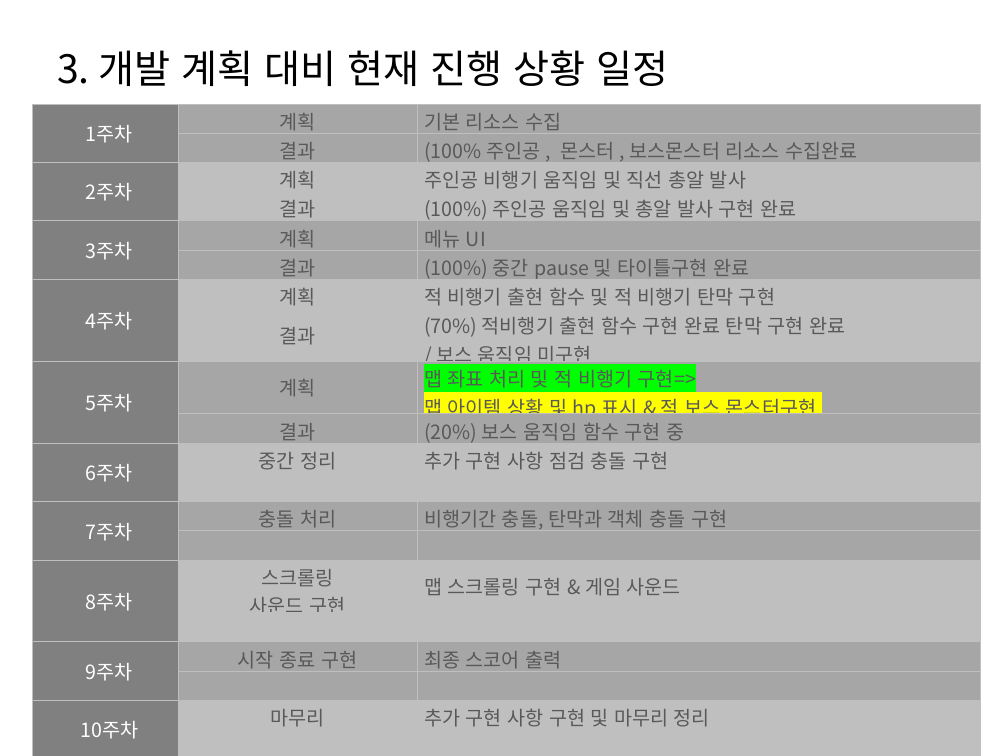
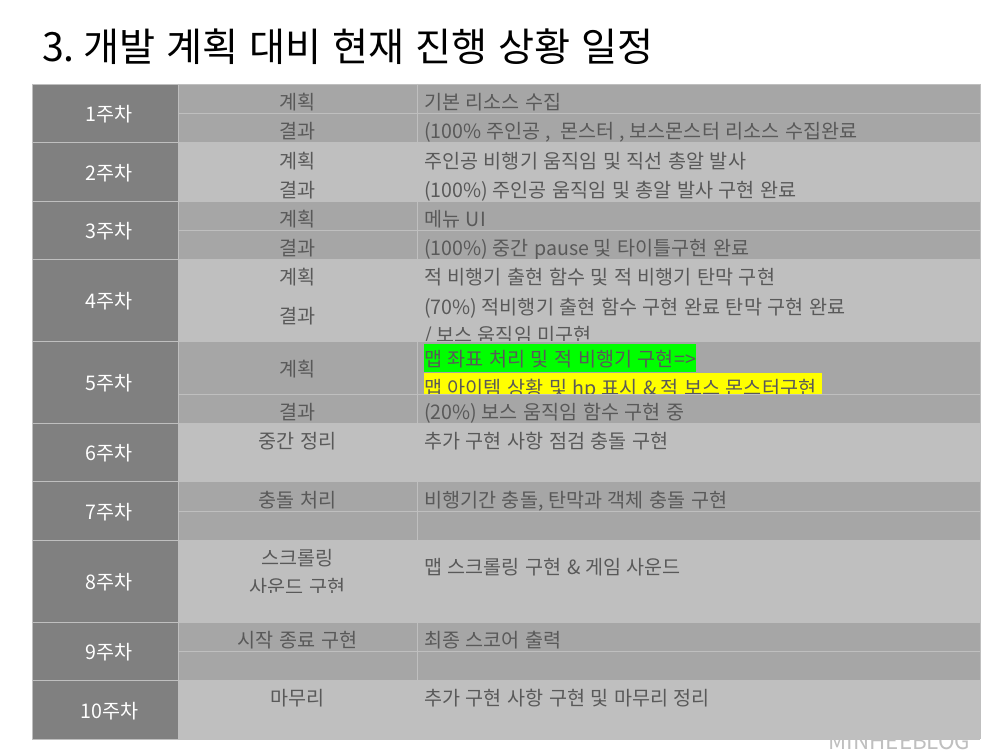
Before and after one commit to JINWOO-0715/2014180021-2DGP-Projects, a slide deck: slide 3 of 2DGP_Project_2nd.pptx. Drawn at 1008x756 pixels with LibreOffice and Linux fonts; fonts in the diff are those of the drawing. Boxes give left, top, right and bottom in pixels: in the first picture for what was removed or moved away, otherwise in the second. Text is boxed around its words. In the diff, an @@ line names an element or a change of style, - is before the commit and + after.

```diff
--- a/2DGP_Project_2nd.pptx
+++ b/2DGP_Project_2nd.pptx
@@ text "3. 개발 계획 대비 현재 ...": place and size @@
-text "3. 개발 계획 대비 현재 ..." at bbox=[57, 50, 668, 86]
+text "3. 개발 계획 대비 현재 ..." at bbox=[42, 28, 653, 64]
@@ table: place and size @@
-table at bbox=[32, 104, 980, 756]
+table at bbox=[32, 84, 980, 738]
@@ text added at bbox=[829, 740, 970, 754], 16 pt, text #BFBFBF @@
+MINHEEBLOG
```
Also in this commit, not shown: 1 other slide changed, 2 other files.
